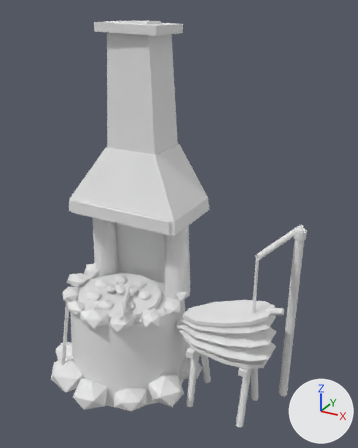
An edit to the glTF model game/assets/props/blender/forge.glb, drawn before and after from the same camera.
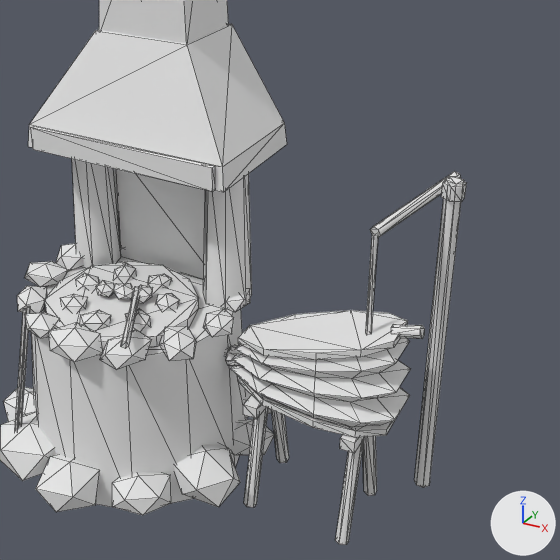
There are two pictures of each version: one whole from a camera (50 mm lens) standing at (1.73, -2.82, 2.86) and looking at (0.13, 0.09, 1.4), one close up on the part from 15% to 100% of the width and 29% to 97% of the height. The lights are fixed; the arrows at lower right show +X, +Y and +Z. The older version's two pictures come first. The close-ups show mesh edges as thin lines. Vertices at exactly the same position are counted once.

The scene before the commit, as lines of its bpy script (objects in view):
```python
me_forge = bpy.data.meshes.new('forge')
me_forge.from_pydata(...)  # 952 vertices, 1608 faces; spans x -0.98..1.0, y -0.68..0.7, z -0.01..2.76
me_forge.materials.append(mat_structures_atlas)  # white #e7e7e7
ob_forge = bpy.data.objects.new('forge', me_forge)
ob_forge.location = (0.0, 0.0, 0.0)
```
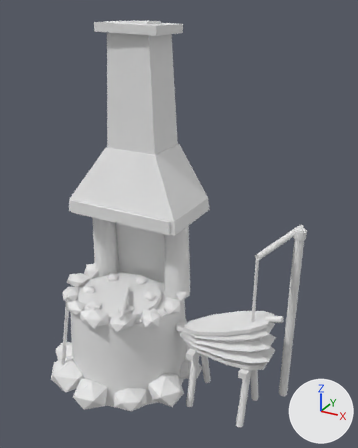
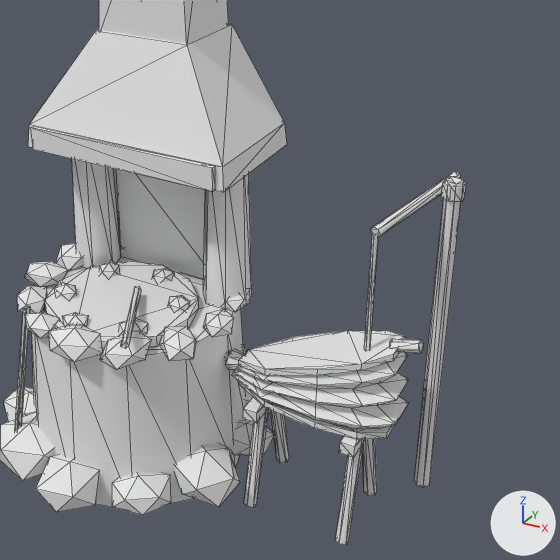
Location of each change, [x1, y1, x2, y2] in pixels of the close-ups (560 x 560 px; the box of a moved part takes in the faces that stretch with it):
part 1 of me_forge, moved or reshaped
    before: [156, 293, 180, 311]
    after: [168, 295, 190, 311]
part 2 of me_forge, moved or reshaped
    before: [147, 274, 172, 290]
    after: [152, 268, 174, 282]
part 3 of me_forge, moved or reshaped
    before: [114, 263, 136, 282]
    after: [99, 260, 120, 277]
part 4 of me_forge, moved or reshaped
    before: [76, 273, 99, 290]
    after: [54, 282, 77, 299]
part 5 of me_forge, moved or reshaped
    before: [126, 308, 151, 330]
    after: [119, 318, 148, 334]
part 6 of me_forge, moved or reshaped
    before: [243, 395, 266, 419]
    after: [243, 397, 268, 423]
part 7 of me_forge, moved or reshaped
    before: [340, 435, 364, 453]
    after: [339, 436, 365, 458]
part 8 of me_forge, moved or reshaped
    before: [238, 376, 395, 438]
    after: [239, 382, 394, 439]
part 9 of me_forge, moved or reshaped
    before: [238, 310, 408, 360]
    after: [239, 330, 406, 376]
part 10 of me_forge, moved or reshaped
    before: [391, 324, 424, 339]
    after: [390, 339, 423, 353]
part 11 of me_forge, moved or reshaped
    before: [226, 345, 241, 366]
    after: [226, 349, 245, 370]
part 12 of me_forge, rebuilt (13% shorter)
    before: [231, 338, 410, 427]
    after: [232, 352, 409, 429]
part 13 of me_forge, deleted
    before: [60, 294, 88, 312]
part 14 of me_forge, deleted
    before: [96, 280, 114, 297]
part 15 of me_forge, deleted
    before: [114, 283, 134, 299]
part 16 of me_forge, deleted
    before: [132, 285, 153, 303]
part 17 of me_forge, moved or reshaped
    before: [225, 347, 289, 508]
    after: [225, 351, 289, 507]
part 18 of me_forge, moved or reshaped
    both: [335, 235, 378, 545]
part 19 of me_forge, moved or reshaped
    before: [80, 310, 111, 330]
    after: [62, 312, 88, 327]

The change in detail:
me_forge is used by ob_forge; location (0.0, 0.0, 0.0).
me_forge had 952 vertices, 1608 faces and spanned x -0.98..1.0, y -0.68..0.7, z -0.01..2.76.
me_forge now has 904 vertices, 1528 faces and spans x -0.98..1.0, y -0.68..0.7, z -0.01..2.76.
me_forge part 1: the loose piece of 12 vertices spanning x -0.16..-0.05, y -0.09..0.01, z 0.74..0.83 is moved by (0.05, 0.01, 0.0).
me_forge part 2: the loose piece of 12 vertices spanning x -0.28..-0.18, y 0.03..0.15, z 0.75..0.83 is moved by (-0.02, 0.06, 0.0).
me_forge part 3: the loose piece of 12 vertices spanning x -0.45..-0.35, y 0.01..0.14, z 0.75..0.84 is moved by (-0.08, 0.0, 0.0).
me_forge part 4: the loose piece of 12 vertices spanning x -0.56..-0.43, y -0.12..-0.02, z 0.75..0.83 is moved by (-0.04, -0.1, 0.0).
me_forge part 5: the loose piece of 12 vertices spanning x -0.2..-0.08, y -0.27..-0.16, z 0.75..0.83 is turned 71.6 degrees about the z axis through its middle and scaled by 0.98, then moved by (0.02, -0.06, 0.0).
me_forge part 6: the loose piece of 8 vertices spanning x 0.33..0.39, y -0.17..0.17, z 0.47..0.51 is moved by (0.0, 0.0, -0.02).
me_forge part 7: the loose piece of 8 vertices spanning x 0.75..0.81, y -0.17..0.17, z 0.47..0.51 is moved by (0.0, 0.0, -0.02).
me_forge part 8: the loose piece of 20 vertices spanning x 0.24..0.9, y -0.17..0.17, z 0.52..0.55 is scaled about its middle by (1, 0.882, 1), then moved by (0.0, 0.0, -0.02).
me_forge part 9: the loose piece of 20 vertices spanning x 0.24..0.9, y -0.17..0.17, z 0.71..0.95 is scaled about its middle by (1, 0.882, 1.24), then moved by (0.0, 0.0, -0.09).
me_forge part 10: the loose piece of 12 vertices spanning x 0.86..0.99, y -0.02..0.02, z 0.92..0.99 is moved by (0.0, 0.0, -0.06).
me_forge part 11: the loose piece of 16 vertices spanning x 0.18..0.28, y -0.05..0.05, z 0.56..0.65 is moved by (0.0, 0.0, -0.02).
me_forge part 12: the loose piece of 70 vertices spanning x 0.21..0.93, y -0.19..0.19, z 0.55..0.91 is rebuilt with 70 vertices and now spans x 0.21..0.93, y -0.17..0.17, z 0.53..0.84.
me_forge part 13: the loose piece of 12 vertices spanning x -0.51..-0.39, y -0.29..-0.19, z 0.75..0.83 is deleted.
me_forge part 14: the loose piece of 12 vertices spanning x -0.43..-0.33, y -0.16..-0.05, z 0.78..0.84 is deleted.
me_forge part 15: the loose piece of 12 vertices spanning x -0.36..-0.25, y -0.13..-0.03, z 0.78..0.84 is deleted.
me_forge part 16: the loose piece of 12 vertices spanning x -0.26..-0.17, y -0.12..0.0, z 0.79..0.84 is deleted.
me_forge part 17: 16 vertices moved from x 0.06..0.38, y -0.08..0.08, z 0.49..0.64 to x 0.06..0.38, y -0.08..0.08, z 0.47..0.61; 8 vertices removed from x 0.06..0.2, y -0.01..0.03, z 0.59..0.63; 8 vertices added at x 0.06..0.2, y -0.02..0.03, z 0.57..0.62.
me_forge part 18: 16 vertices moved from x 0.76..0.8, y -0.08..0.08, z 0.49..0.91 to x 0.76..0.8, y -0.08..0.08, z 0.47..0.84.
me_forge part 19: 11 vertices removed from x -0.35..-0.23, y -0.35..-0.23, z 0.75..0.83; 11 vertices added at x -0.41..-0.31, y -0.4..-0.3, z 0.75..0.82.
